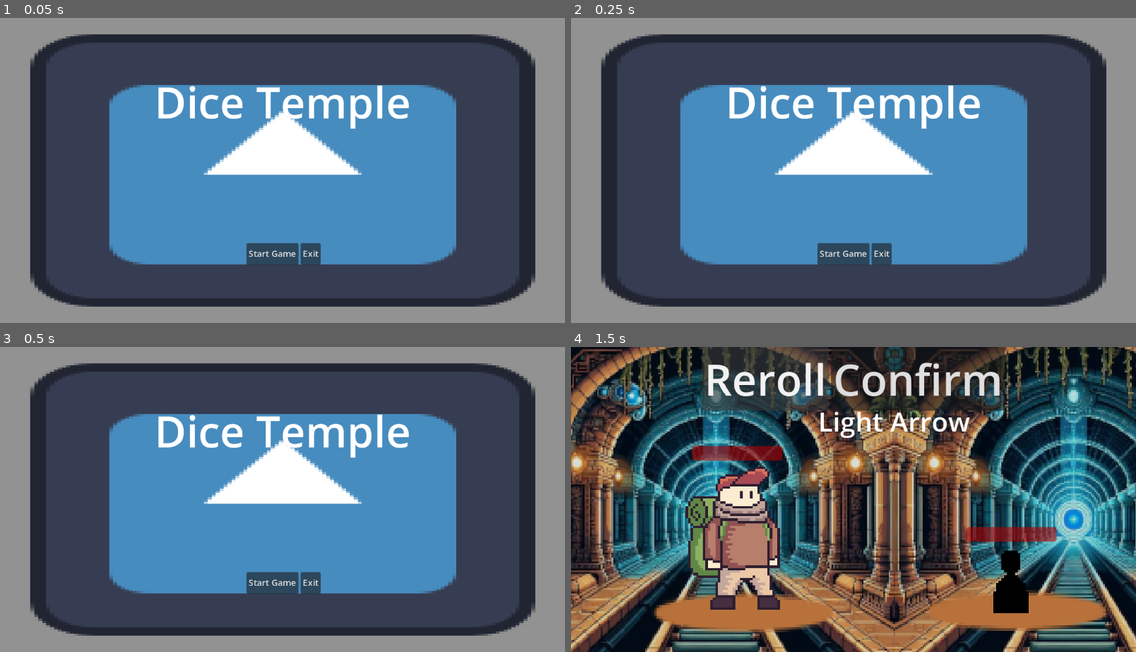
Above: before the commit, frames 1-4 (two rows, left to right).
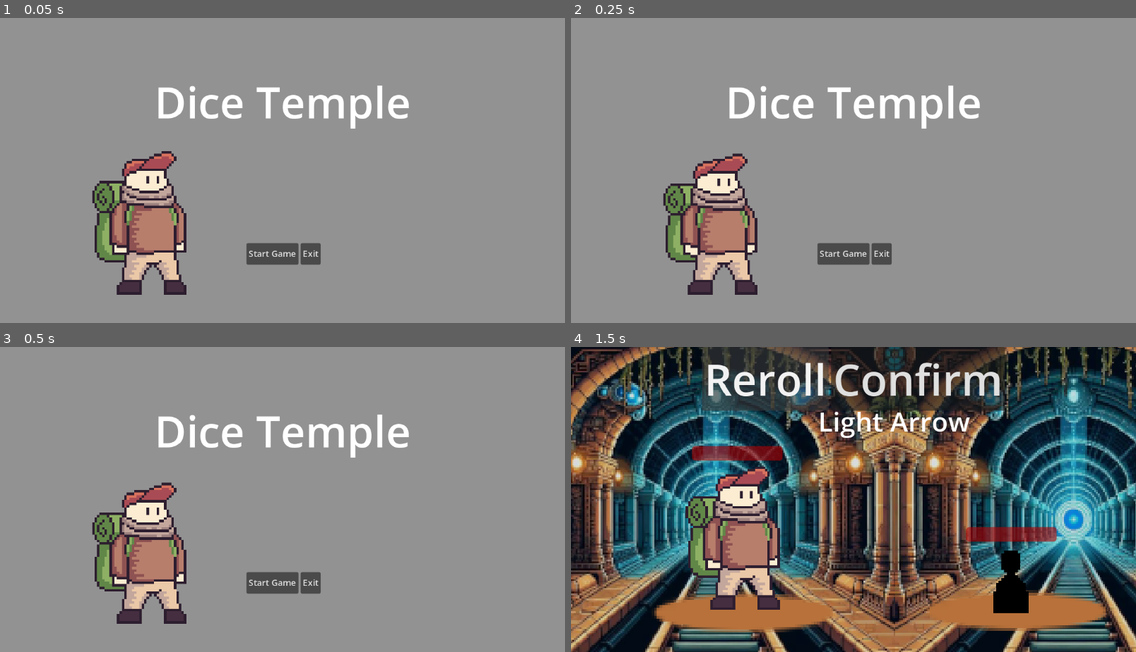
Above: after the commit, the same moments.

Repository: BobWizardLad/Dice-Temple
Game: Godot game, scene res://GameMaster.tscn
Two runs of this game, one before a commit and one after it. Both use one fixed random seed, a clock stepped at 60 frames per second and the inputs below. The engine's default icon, where the game draws it, is replaced by a stand-in: a white triangle on a blue panel in a dark square.
Inputs:
- Up to frame 1 (0.05 s): no input
- Up to frame 2 (0.25 s): no input
- Up to frame 3 (0.5 s): no input
- Up to frame 4 (1.5 s): click "Start Game" at 0.5 s; click "Atk" at 1.25 s

The runs differ from the first frame. In frame 1, 77% of the frame differs, in the area x 5-95%, y 5-95%; in frame 2, 77%; in frame 3, 77%; in frame 4, nothing differs.

Commit message:
💄Main Menu V-2

Diff:
--- a/Dice-Temple/MainMenu.tscn
+++ b/Dice-Temple/MainMenu.tscn
@@ -1,28 +1,68 @@
-[gd_scene load_steps=3 format=3 uid="uid://pwkn0vt7sjuc"]
+[gd_scene load_steps=10 format=3 uid="uid://pwkn0vt7sjuc"]
 
 [ext_resource type="Script" path="res://MainMenu.gd" id="1_df77h"]
-[ext_resource type="Texture2D" uid="uid://druvmpca3tl3v" path="res://assets/sprites/icon.svg" id="1_duk7p"]
+[ext_resource type="Texture2D" uid="uid://5rdgl3eac8pk" path="res://assets/sprites/splorerSprite.png" id="2_bxyp7"]
+
+[sub_resource type="AtlasTexture" id="AtlasTexture_1mxik"]
+atlas = ExtResource("2_bxyp7")
+region = Rect2(0, 0, 512, 512)
+
+[sub_resource type="AtlasTexture" id="AtlasTexture_7227c"]
+atlas = ExtResource("2_bxyp7")
+region = Rect2(512, 0, 512, 512)
+
+[sub_resource type="AtlasTexture" id="AtlasTexture_2fxup"]
+atlas = ExtResource("2_bxyp7")
+region = Rect2(1024, 0, 512, 512)
+
+[sub_resource type="AtlasTexture" id="AtlasTexture_i0kby"]
+atlas = ExtResource("2_bxyp7")
+region = Rect2(1536, 0, 512, 512)
+
+[sub_resource type="AtlasTexture" id="AtlasTexture_pwjad"]
+atlas = ExtResource("2_bxyp7")
+region = Rect2(2048, 0, 512, 512)
+
+[sub_resource type="AtlasTexture" id="AtlasTexture_v4qtw"]
+atlas = ExtResource("2_bxyp7")
+region = Rect2(2560, 0, 512, 512)
+
+[sub_resource type="SpriteFrames" id="SpriteFrames_sh8g0"]
+animations = [{
+"frames": [{
+"duration": 1.0,
+"texture": SubResource("AtlasTexture_1mxik")
+}, {
+"duration": 1.0,
+"texture": SubResource("AtlasTexture_7227c")
+}, {
+"duration": 1.0,
+"texture": SubResource("AtlasTexture_2fxup")
+}, {
+"duration": 1.0,
+"texture": SubResource("AtlasTexture_i0kby")
+}, {
+"duration": 1.0,
+"texture": SubResource("AtlasTexture_pwjad")
+}, {
+"duration": 1.0,
+"texture": SubResource("AtlasTexture_v4qtw")
+}],
+"loop": true,
+"name": &"default",
+"speed": 5.0
+}]
 
 [node name="MainMenu" type="Node2D"]
 script = ExtResource("1_df77h")
 
+[node name="Sprite" type="AnimatedSprite2D" parent="."]
+position = Vector2(257, 366)
+scale = Vector2(0.572266, 0.572266)
+sprite_frames = SubResource("SpriteFrames_sh8g0")
+autoplay = "default"
+
 [node name="CanvasLayer" type="CanvasLayer" parent="."]
-
-[node name="TextureRect" type="TextureRect" parent="CanvasLayer"]
-anchors_preset = 8
-anchor_left = 0.5
-anchor_top = 0.5
-anchor_right = 0.5
-anchor_bottom = 0.5
-offset_left = -466.0
-offset_top = -252.5
-offset_right = 466.0
-offset_bottom = 252.5
-grow_horizontal = 2
-grow_vertical = 2
-size_flags_horizontal = 3
-texture = ExtResource("1_duk7p")
-expand_mode = 2
 
 [node name="Label" type="Label" parent="CanvasLayer"]
 anchors_preset = 5
